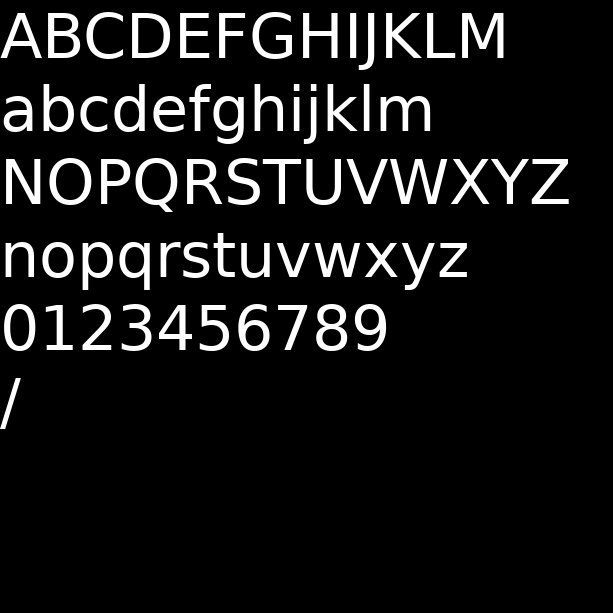
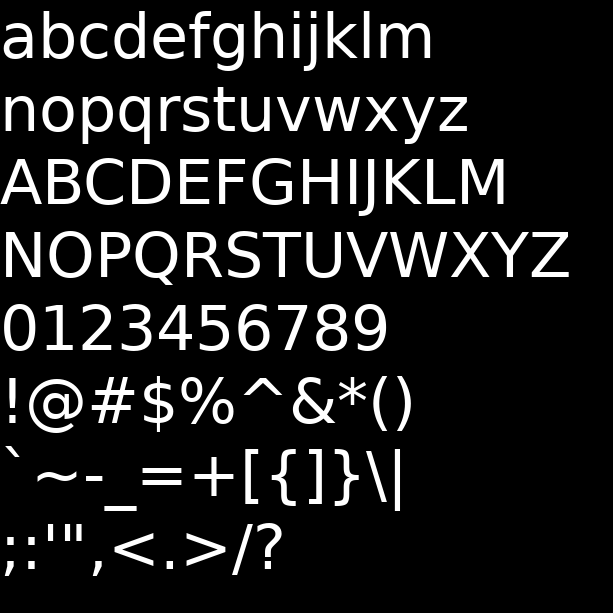
The second 613 x 613 image is a revision of the first. Changes to its layers:
renamed "ABCDEFGHIJKLM ..." to "abcdefghijklm ...", painted on it over [0, 11, 569, 576]
